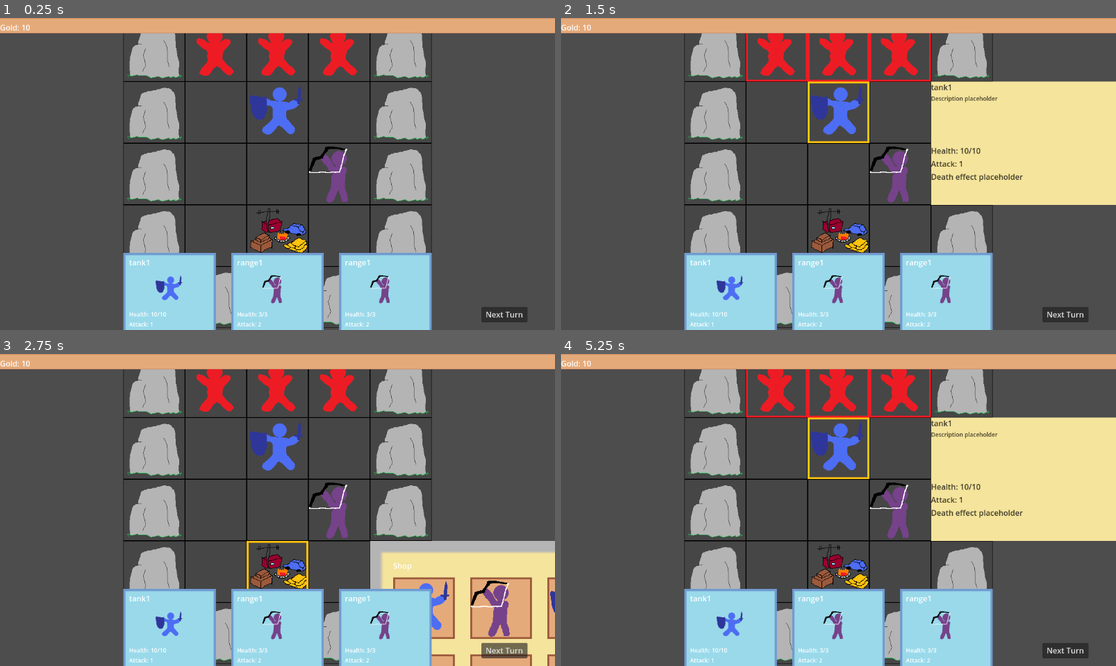
Above: before the commit, frames 1-4 (two rows, left to right).
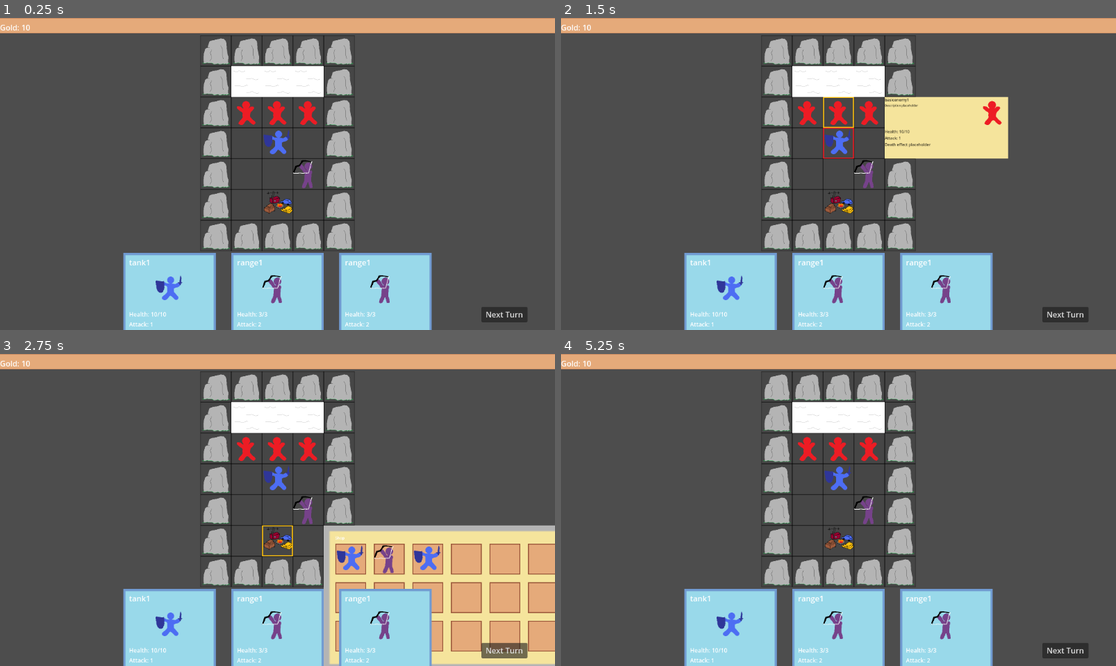
Above: after the commit, the same moments.

Repository: Wayl123/CardPuzzleGame
Game: Godot game, scene res://scene/test_map.tscn
The game is run twice, just before and just after one commit, with the same random seed, the same clock (stepped at 60 frames per second) and the same inputs.
Inputs (mouse positions are in pixels of both pictures, inside the frame that each line leads up to; where the layout moved, square brackets give the same spot in the first picture):
- Up to frame 1 (0.25 s): no input
- Up to frame 2 (1.5 s): click (777, 49) at 0.52 s; click (838, 111) at 1.27 s
- Up to frame 3 (2.75 s): click (277, 541) [277, 572] at 2 s
- Up to frame 4 (5.25 s): click (982, 606) at 2.77 s; click "Next Turn" at 3.5 s; click "Next Turn" at 4.25 s; click (838, 416) at 5.02 s

The runs differ from the first frame. In frame 1, 22% of the frame differs, in the area x 22-78%, y 4-100%; in frame 2, 32%; in frame 3, 32%; in frame 4, 33%, in the area x 22-100%, y 4-100%.

Commit message:
Add damamge number #22 refactor get_node to use scene unique node

Diff:
--- /dev/null
+++ b/scene/damage_number.tscn
@@ -0,0 +1,114 @@
+[gd_scene load_steps=5 format=3 uid="uid://mtviydipp74l"]
+
+[ext_resource type="Script" path="res://scripts/DamageNumber.gd" id="1_bytrb"]
+
+[sub_resource type="Animation" id="Animation_ow80d"]
+resource_name = "RiseAndFade"
+step = 0.05
+tracks/0/type = "bezier"
+tracks/0/imported = false
+tracks/0/enabled = true
+tracks/0/path = NodePath("LabelContainer:modulate:a")
+tracks/0/interp = 1
+tracks/0/loop_wrap = true
+tracks/0/keys = {
+"handle_modes": PackedInt32Array(0, 0, 0, 0),
+"points": PackedFloat32Array(0, -0.25, 0, 0.25, 0, 1, -0.25, 0, 0.25, 0, 1, -0.25, 0, 0.25, 0, 0, -0.25, 0, 0.25, 0),
+"times": PackedFloat32Array(0, 0.15, 0.35, 1)
+}
+tracks/1/type = "method"
+tracks/1/imported = false
+tracks/1/enabled = true
+tracks/1/path = NodePath(".")
+tracks/1/interp = 1
+tracks/1/loop_wrap = true
+tracks/1/keys = {
+"times": PackedFloat32Array(1),
+"transitions": PackedFloat32Array(1),
+"values": [{
+"args": [],
+"method": &"remove"
+}]
+}
+tracks/2/type = "bezier"
+tracks/2/imported = false
+tracks/2/enabled = true
+tracks/2/path = NodePath("LabelContainer:scale:x")
+tracks/2/interp = 1
+tracks/2/loop_wrap = true
+tracks/2/keys = {
+"handle_modes": PackedInt32Array(0, 0, 0, 0),
+"points": PackedFloat32Array(0, -0.25, 0, 0.25, 0, 1, -0.25, 0, 0.25, 0, 1, -0.25, 0, 0.25, 0, 0, -0.25, 0, 0.25, 0),
+"times": PackedFloat32Array(0, 0.25, 0.35, 1)
+}
+tracks/3/type = "bezier"
+tracks/3/imported = false
+tracks/3/enabled = true
+tracks/3/path = NodePath("LabelContainer:scale:y")
+tracks/3/interp = 1
+tracks/3/loop_wrap = true
+tracks/3/keys = {
+"handle_modes": PackedInt32Array(0, 0, 0, 0),
+"points": PackedFloat32Array(0, -0.25, 0, 0.25, 0, 1, -0.25, 0, 0.25, 0, 1, -0.25, 0, 0.25, 0, 0, -0.25, 0, 0.25, 0),
+"times": PackedFloat32Array(0, 0.25, 0.35, 1)
+}
+
+[sub_resource type="Animation" id="Animation_kt01v"]
+length = 0.001
+tracks/0/type = "bezier"
+tracks/0/imported = false
+tracks/0/enabled = true
+tracks/0/path = NodePath("LabelContainer:modulate:a")
+tracks/0/interp = 1
+tracks/0/loop_wrap = true
+tracks/0/keys = {
+"handle_modes": PackedInt32Array(0),
+"points": PackedFloat32Array(1, -0.25, 0, 0.25, 0),
+"times": PackedFloat32Array(0)
+}
+tracks/1/type = "bezier"
+tracks/1/imported = false
+tracks/1/enabled = true
+tracks/1/path = NodePath("LabelContainer:scale:x")
+tracks/1/interp = 1
+tracks/1/loop_wrap = true
+tracks/1/keys = {
+"handle_modes": PackedInt32Array(0),
+"points": PackedFloat32Array(1, -0.25, 0, 0.25, 0),
+"times": PackedFloat32Array(0)
+}
+tracks/2/type = "bezier"
+tracks/2/imported = false
+tracks/2/enabled = true
+tracks/2/path = NodePath("LabelContainer:scale:y")
+tracks/2/interp = 1
+tracks/2/loop_wrap = true
+tracks/2/keys = {
+"handle_modes": PackedInt32Array(0),
+"points": PackedFloat32Array(1, -0.25, 0, 0.25, 0),
+"times": PackedFloat32Array(0)
+}
+
+[sub_resource type="AnimationLibrary" id="AnimationLibrary_yy7u7"]
+_data = {
+"RESET": SubResource("Animation_kt01v"),
+"RiseAndFade": SubResource("Animation_ow80d")
+}
+
+[node name="DamageNumber" type="Node2D"]
+script = ExtResource("1_bytrb")
+
+[node name="AnimationPlayer" type="AnimationPlayer" parent="."]
+unique_name_in_owner = true
+libraries = {
+"": SubResource("AnimationLibrary_yy7u7")
+}
+
+[node name="LabelContainer" type="Node2D" parent="."]
+unique_name_in_owner = true
+
+[node name="Label" type="Label" parent="LabelContainer"]
+unique_name_in_owner = true
+offset_right = 40.0
+offset_bottom = 23.0
+text = "1"
--- a/scene/info_box.tscn
+++ b/scene/info_box.tscn
@@ -27,35 +27,42 @@
 size_flags_horizontal = 3
 
 [node name="Name" type="Label" parent="InfoList/InfoBanner/InfoTitle"]
+unique_name_in_owner = true
 layout_mode = 2
 theme_override_colors/font_color = Color(0, 0, 0, 0.74902)
 text = "Name"
 
 [node name="Description" type="Label" parent="InfoList/InfoBanner/InfoTitle"]
+unique_name_in_owner = true
 layout_mode = 2
 theme_override_colors/font_color = Color(0, 0, 0, 0.74902)
 theme_override_font_sizes/font_size = 12
 text = "Description"
 
 [node name="Image" type="TextureRect" parent="InfoList/InfoBanner"]
+unique_name_in_owner = true
 layout_mode = 2
 
 [node name="Health" type="Label" parent="InfoList"]
+unique_name_in_owner = true
 layout_mode = 2
 theme_override_colors/font_color = Color(0, 0, 0, 0.74902)
 text = "Health: -1/-1"
 
 [node name="Attack" type="Label" parent="InfoList"]
+unique_name_in_owner = true
 layout_mode = 2
 theme_override_colors/font_color = Color(0, 0, 0, 0.74902)
 text = "Attack: -1"
 
 [node name="DeathEffect" type="Label" parent="InfoList"]
+unique_name_in_owner = true
 layout_mode = 2
 theme_override_colors/font_color = Color(0, 0, 0, 0.74902)
 text = "Death: N/A"
 
 [node name="VictoryEffect" type="Label" parent="InfoList"]
+unique_name_in_owner = true
 layout_mode = 2
 theme_override_colors/font_color = Color(0, 0, 0, 0.74902)
 text = "Victory: N/A"
--- a/scene/player_card.tscn
+++ b/scene/player_card.tscn
@@ -26,6 +26,7 @@
 layout_mode = 2
 
 [node name="Name" type="Label" parent="CardLayout/CardTitle/TitleBox"]
+unique_name_in_owner = true
 layout_mode = 2
 theme_override_font_sizes/font_size = 16
 text = "Name"
@@ -38,6 +39,7 @@
 theme_override_constants/margin_bottom = 4
 
 [node name="CardImage" type="TextureRect" parent="CardLayout/CardImageMargin"]
+unique_name_in_owner = true
 custom_minimum_size = Vector2(64, 64)
 layout_mode = 2
 size_flags_horizontal = 4
@@ -56,11 +58,13 @@
 layout_mode = 2
 
 [node name="Health" type="Label" parent="CardLayout/CardDetail/CardDetails"]
+unique_name_in_owner = true
 layout_mode = 2
 theme_override_font_sizes/font_size = 12
 text = "Health"
 
 [node name="Attack" type="Label" parent="CardLayout/CardDetail/CardDetails"]
+unique_name_in_owner = true
 layout_mode = 2
 theme_override_font_sizes/font_size = 12
 text = "Attack"
@@ -69,6 +73,7 @@
 layout_mode = 2
 
 [node name="EffectSimplified" type="Label" parent="CardLayout/CardDetail/CardDetails/EffectBox"]
+unique_name_in_owner = true
 layout_mode = 2
 size_flags_horizontal = 3
 theme_override_font_sizes/font_size = 12
--- a/scene/player_ui.tscn
+++ b/scene/player_ui.tscn
@@ -29,6 +29,7 @@
 offset_bottom = 40.0
 
 [node name="Gold" type="Label" parent="TopBar/Display"]
+unique_name_in_owner = true
 layout_mode = 2
 
 [node name="Cards" type="Control" parent="." groups=["PlayerCards"]]
@@ -45,6 +46,7 @@
 script = ExtResource("5_1m02q")
 
 [node name="NextTurn" type="Button" parent="SideBar"]
+unique_name_in_owner = true
 layout_mode = 2
 offset_right = 96.0
 offset_bottom = 32.0
--- a/scene/shop_menu.tscn
+++ b/scene/shop_menu.tscn
@@ -33,6 +33,7 @@
 theme_override_constants/margin_bottom = 16
 
 [node name="RowContainer" type="VBoxContainer" parent="ShopItems"]
+unique_name_in_owner = true
 layout_mode = 2
 theme_override_constants/separation = 32
 alignment = 1
@@ -58,12 +59,14 @@
 layout_mode = 2
 
 [node name="Name" type="Label" parent="SelectedItem/ItemDetail/ItemTitle"]
+unique_name_in_owner = true
 custom_minimum_size = Vector2(128, 0)
 layout_mode = 2
 text = "Name"
 autowrap_mode = 3
 
 [node name="Description" type="Label" parent="SelectedItem/ItemDetail/ItemTitle"]
+unique_name_in_owner = true
 custom_minimum_size = Vector2(128, 0)
 layout_mode = 2
 text = "Description"
@@ -74,42 +77,49 @@
 size_flags_horizontal = 3
 
 [node name="Health" type="Label" parent="SelectedItem/ItemDetail/ItemDetails"]
+unique_name_in_owner = true
 custom_minimum_size = Vector2(160, 0)
 layout_mode = 2
 text = "Max Health"
 autowrap_mode = 3
 
 [node name="Attack" type="Label" parent="SelectedItem/ItemDetail/ItemDetails"]
+unique_name_in_owner = true
 custom_minimum_size = Vector2(160, 0)
 layout_mode = 2
 text = "Attack"
 autowrap_mode = 3
 
 [node name="Range" type="Label" parent="SelectedItem/ItemDetail/ItemDetails"]
+unique_name_in_owner = true
 custom_minimum_size = Vector2(160, 0)
 layout_mode = 2
 text = "Range"
 autowrap_mode = 3
 
 [node name="TurnEffect" type="Label" parent="SelectedItem/ItemDetail/ItemDetails"]
+unique_name_in_owner = true
 custom_minimum_size = Vector2(160, 0)
 layout_mode = 2
 text = "Turn Effect"
 autowrap_mode = 3
 
 [node name="DeathEffect" type="Label" parent="SelectedItem/ItemDetail/ItemDetails"]
+unique_name_in_owner = true
 custom_minimum_size = Vector2(160, 0)
 layout_mode = 2
 text = "Death Effect"
 autowrap_mode = 3
 
 [node name="VictoryEffect" type="Label" parent="SelectedItem/ItemDetail/ItemDetails"]
+unique_name_in_owner = true
 custom_minimum_size = Vector2(160, 0)
 layout_mode = 2
 text = "Victory Effect"
 autowrap_mode = 3
 
 [node name="UnusedEffect" type="Label" parent="SelectedItem/ItemDetail/ItemDetails"]
+unique_name_in_owner = true
 custom_minimum_size = Vector2(160, 0)
 layout_mode = 2
 text = "Unused Effect"
@@ -121,6 +131,7 @@
 alignment = 2
 
 [node name="Cost" type="Label" parent="SelectedItem/ItemDetail/BuyItem"]
+unique_name_in_owner = true
 layout_mode = 2
 text = "Cost"
 
@@ -130,6 +141,7 @@
 script = ExtResource("4_ye00d")
 
 [node name="ItemImage" type="TextureRect" parent="SelectedItem/ItemDetail"]
+unique_name_in_owner = true
 custom_minimum_size = Vector2(128, 128)
 layout_mode = 2
 texture = ExtResource("3_f5mrw")
--- a/scene/test_map.tscn
+++ b/scene/test_map.tscn
@@ -20,6 +20,7 @@
 
 [node name="Camera2D" type="Camera2D" parent="."]
 position = Vector2(320, 576)
+zoom = Vector2(0.5, 0.5)
 script = ExtResource("9_n20ai")
 
 [node name="MapGrid" type="Control" parent="." groups=["ActiveMap"]]
--- /dev/null
+++ b/scripts/DamageNumber.gd
@@ -0,0 +1,24 @@
+extends Node2D
+
+@onready var ap = %AnimationPlayer
+@onready var labelContainer = %LabelContainer
+@onready var label = %Label
+
+var HEIGHT = 100
+var SPREAD = 50
+
+func _ready():
+	pass
+
+func set_values_and_animate(value, startPos):
+	label.text = str(value)
+	ap.play("RiseAndFade")
+
+	var tween = get_tree().create_tween()
+	var endPos = Vector2(randf_range(-SPREAD, SPREAD), -HEIGHT) + startPos
+	var tweenLength = ap.get_animation("RiseAndFade").length
+
+	tween.tween_property(labelContainer, "position", endPos, tweenLength).from(startPos)
+
+func remove():
+	queue_free()
--- a/scripts/InfoBox.gd
+++ b/scripts/InfoBox.gd
@@ -1,7 +1,14 @@
 extends NinePatchRect
 
+@onready var infoName = %Name
+@onready var infoDescription = %Description
+@onready var infoImage = %Image
+@onready var infoHealth = %Health
+@onready var infoAttack = %Attack
+@onready var infoDeathEffect = %DeathEffect
+@onready var infoVictoryEffect = %VictoryEffect
+
 var drag_position = null
-
 var data = {}
 
 func init(pData):
@@ -29,10 +36,10 @@
 		set_global_position(get_global_mouse_position() - drag_position)
 
 func _populate_data():
-	get_node("InfoList/InfoBanner/InfoTitle/Name").set_text(data["name"])
-	get_node("InfoList/InfoBanner/InfoTitle/Description").set_text("Description placeholder")
-	get_node("InfoList/InfoBanner/Image").set_texture(load(data["image"]))
-	get_node("InfoList/Health").set_text(str("Health: ", data["health"], "/", data["max-health"]))
-	get_node("InfoList/Attack").set_text(str("Attack: ", data["attack"]))
-	get_node("InfoList/DeathEffect").set_text("Death effect placeholder")
-	get_node("InfoList/VictoryEffect").set_text("")
+	infoName.set_text(data["name"])
+	infoDescription.set_text("Description placeholder")
+	infoImage.set_texture(load(data["image"]))
+	infoHealth.set_text(str("Health: ", data["health"], "/", data["max-health"]))
+	infoAttack.set_text(str("Attack: ", data["attack"]))
+	infoDeathEffect.set_text("Death effect placeholder")
+	infoVictoryEffect.set_text("")
--- a/scripts/MapEvent.gd
+++ b/scripts/MapEvent.gd
@@ -11,7 +11,7 @@
 				fog.set_disabled(false)
 			else:
 				for fogCovered in fog.get_children():
-					fogCovered.set_z_index(1)
+					fogCovered.set_z_index(0)
 
 			if fog.has_node("Enemy"):
 				fog.get_node("Enemy").activate_enemy()
--- a/scripts/NextTurnButton.gd
+++ b/scripts/NextTurnButton.gd
@@ -17,16 +17,3 @@
 				if targetNode.get_global_position() == targetGlobalPos:
 					if targetNode.has_node("Enemy"):
 						targetNode.get_node("Enemy").take_damage(data["attack"])
-
-func _check_enemy_cleared():
-	var enemies = get_tree().get_nodes_in_group("CurrentEnemy")
-	if enemies == 0:
-		for fog in get_tree().get_nodes_in_group(str("Fog", groupNum)):
-			fog.set_texture_normal(null)
-			if fog.get_child_count() == 0:
-				fog.set_disabled(false)
-
-			if fog.has_node("Enemy"):
-				fog.get_node("Enemy").activate_enemy()
-
-		groupNum += 1
--- a/scripts/PlayerCard.gd
+++ b/scripts/PlayerCard.gd
@@ -1,4 +1,10 @@
 extends NinePatchRect
+
+@onready var infoName = %Name
+@onready var infoImage = %CardImage
+@onready var infoHealth = %Health
+@onready var infoAttack = %Attack
+@onready var infoEffect = %EffectSimplified
 
 var DRAGPREVIEW = preload("res://scene/drag_preview.tscn")
 var PLAYER = preload("res://scene/player.tscn")
@@ -40,8 +46,8 @@
 	return dataOut
 
 func _data_init():
-	get_node("CardLayout/CardTitle/TitleBox/Name").set_text(data["name"])
-	get_node("CardLayout/CardImageMargin/CardImage").set_texture(load(data["image"]))
-	get_node("CardLayout/CardDetail/CardDetails/Health").set_text(str("Health: ", data["health"], "/", data["max-health"]))
-	get_node("CardLayout/CardDetail/CardDetails/Attack").set_text(str("Attack: ", data["attack"]))
-	get_node("CardLayout/CardDetail/CardDetails/EffectBox/EffectSimplified").set_text("Effect Placeholder")
+	infoName.set_text(data["name"])
+	infoImage.set_texture(load(data["image"]))
+	infoHealth.set_text(str("Health: ", data["health"], "/", data["max-health"]))
+	infoAttack.set_text(str("Attack: ", data["attack"]))
+	infoEffect.set_text("Effect Placeholder")
--- a/scripts/Shop.gd
+++ b/scripts/Shop.gd
@@ -4,6 +4,7 @@
 
 var SHOPMENU = preload("res://scene/shop_menu.tscn")
 var SELECTED = preload("res://scene/selected.tscn")
+
 var data = {}
 var playerData = {}
 
--- a/scripts/ShopItemDetail.gd
+++ b/scripts/ShopItemDetail.gd
@@ -1,4 +1,16 @@
 extends HBoxContainer
+
+@onready var infoName = %Name
+@onready var infoDescription = %Description
+@onready var infoHealth = %Health
+@onready var infoAttack = %Attack
+@onready var infoRange = %Range
+@onready var infoTurnEffect = %TurnEffect
+@onready var infoDeathEffect = %DeathEffect
+@onready var infoVictoryEffect = %VictoryEffect
+@onready var infoUnusedEffect = %UnusedEffect
+@onready var infoCost = %Cost
+@onready var infoImage = %ItemImage
 
 var itemId = ""
 var data = {}
@@ -10,15 +22,15 @@
 	itemId = pItemId
 	data = pData
 
-	get_node("ItemTitle/Name").set_text(data["name"])
-	get_node("ItemTitle/Description").set_text("Description placeholder")
-	get_node("ItemDetails/Health").set_text(str("Health: ", data["max-health"]))
-	get_node("ItemDetails/Attack").set_text(str("Attack: ", data["attack"]))
-	get_node("ItemDetails/Range").set_text("Range placeholder (not sure how to do this yet)")
-	get_node("ItemDetails/DeathEffect").set_text("Death effect placeholder (think maybe I need to add descriptor into the json file?)")
-	get_node("ItemDetails/VictoryEffect").set_text("Victory effect placeholder")
-	get_node("BuyItem/Cost").set_text(str("Cost: ", data["cost"]))
-	get_node("ItemImage").set_texture(load(data["image"]))
+	infoName.set_text(data["name"])
+	infoDescription.set_text("Description placeholder")
+	infoHealth.set_text(str("Health: ", data["max-health"]))
+	infoAttack.set_text(str("Attack: ", data["attack"]))
+	infoRange.set_text("Range placeholder (not sure how to do this yet)")
+	infoDeathEffect.set_text("Death effect placeholder (think maybe I need to add descriptor into the json file?)")
+	infoVictoryEffect.set_text("Victory effect placeholder")
+	infoCost.set_text(str("Cost: ", data["cost"]))
+	infoImage.set_texture(load(data["image"]))
 
 func get_data():
 	return data
--- a/scripts/ShopMenu.gd
+++ b/scripts/ShopMenu.gd
@@ -1,11 +1,11 @@
 extends NinePatchRect
+
+@onready var rowContainer = %RowContainer
 
 var SHOPITEM = preload("res://scene/shop_item.tscn")
 
 var drag_position = null
-
 var data = {}
-
 var itemPointer = 0
 
 func init(pData):
@@ -31,8 +31,6 @@
 		set_global_position(get_global_mouse_position() - drag_position)
 
 func _init_item_slots():
-	var rowContainer = get_node("ShopItems/RowContainer")
-
 	for n in 3:
 		var itemRow = HBoxContainer.new()
 		itemRow.set_alignment(1)
--- a/scripts/SideBar.gd
+++ b/scripts/SideBar.gd
@@ -1,4 +1,6 @@
 extends Control
+
+@onready var nextTurn = %NextTurn
 
 func _ready():
 	get_tree().root.connect("size_changed", Callable(self, "_on_viewport_size_changed"))
@@ -13,4 +15,4 @@
 	set_size(Vector2((viewportSize.x * 0.1) + 96, viewportSize.y))
 	set_position(Vector2((viewportSize.x * 0.9) - 96, 0))
 
-	get_node("NextTurn").set_position(Vector2((viewportSize.x * 0.1) * 0.5, viewportSize.y - 48))
+	nextTurn.set_position(Vector2((viewportSize.x * 0.1) * 0.5, viewportSize.y - 48))
--- a/scripts/TopBar.gd
+++ b/scripts/TopBar.gd
@@ -1,4 +1,6 @@
 extends TextureRect
+
+@onready var infoGold = %Gold
 
 var gold = 10
 
@@ -24,4 +26,4 @@
 	_change_display()
 
 func _change_display():
-	get_node("Display/Gold").set_text(str("Gold: ", gold))
+	infoGold.set_text(str("Gold: ", gold))
--- a/scripts/UnitCard.gd
+++ b/scripts/UnitCard.gd
@@ -1,9 +1,12 @@
 extends TextureButton
+
+@onready var popup = get_tree().get_first_node_in_group("Popup")
 
 var HOVERTOOLTIP = preload("res://scene/hover_tooltip.tscn")
 var INFOBOX = preload("res://scene/info_box.tscn")
 var RANGE = preload("res://scene/attack_range.tscn")
 var SELECTED = preload("res://scene/selected.tscn")
+var DAMAGENUMBER = preload("res://scene/damage_number.tscn")
 var data = {}
 
 func _ready():
@@ -17,8 +20,6 @@
 	infoBox.init(data)
 	infoBox._set_global_position(get_global_position() + Vector2(2, 0) * 128)
 	infoBox.add_to_group("ActiveInfoBox")
-
-	var popup = get_tree().get_first_node_in_group("Popup")
 
 	popup.add_child(infoBox)
 	_select_node()
@@ -86,6 +87,13 @@
 		get_parent().add_child(selected)
 
 func take_damage(pDmg):
+	var damageNumber = DAMAGENUMBER.instantiate()
+	var spawnPosition = get_global_position()
+	spawnPosition.x += 64
+	spawnPosition.y += 64
+	popup.add_child(damageNumber)
+	damageNumber.set_values_and_animate(pDmg, spawnPosition)
+
 	data["health"] -= pDmg
 	if data["health"] <= 0:
 		if get_tree().has_group("ActiveMap"):
